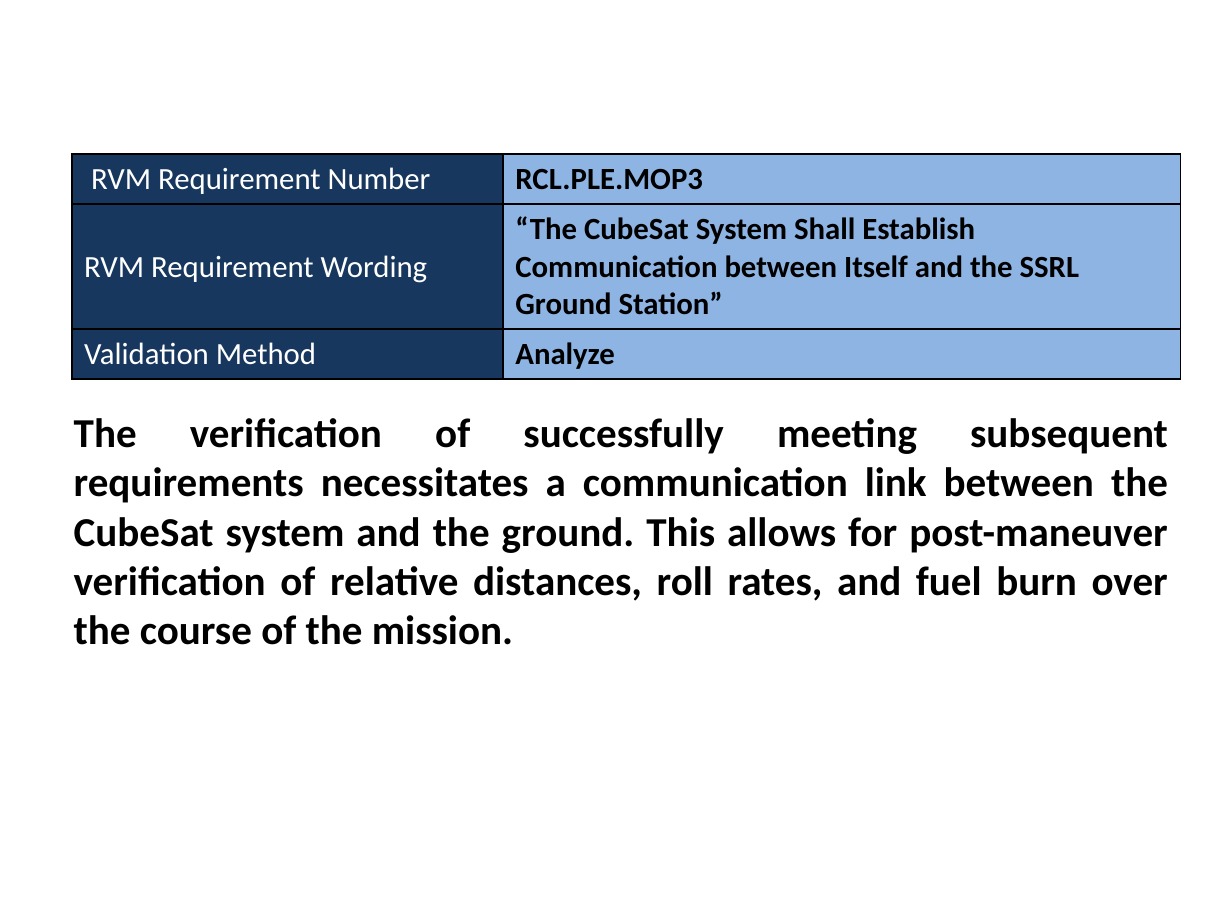
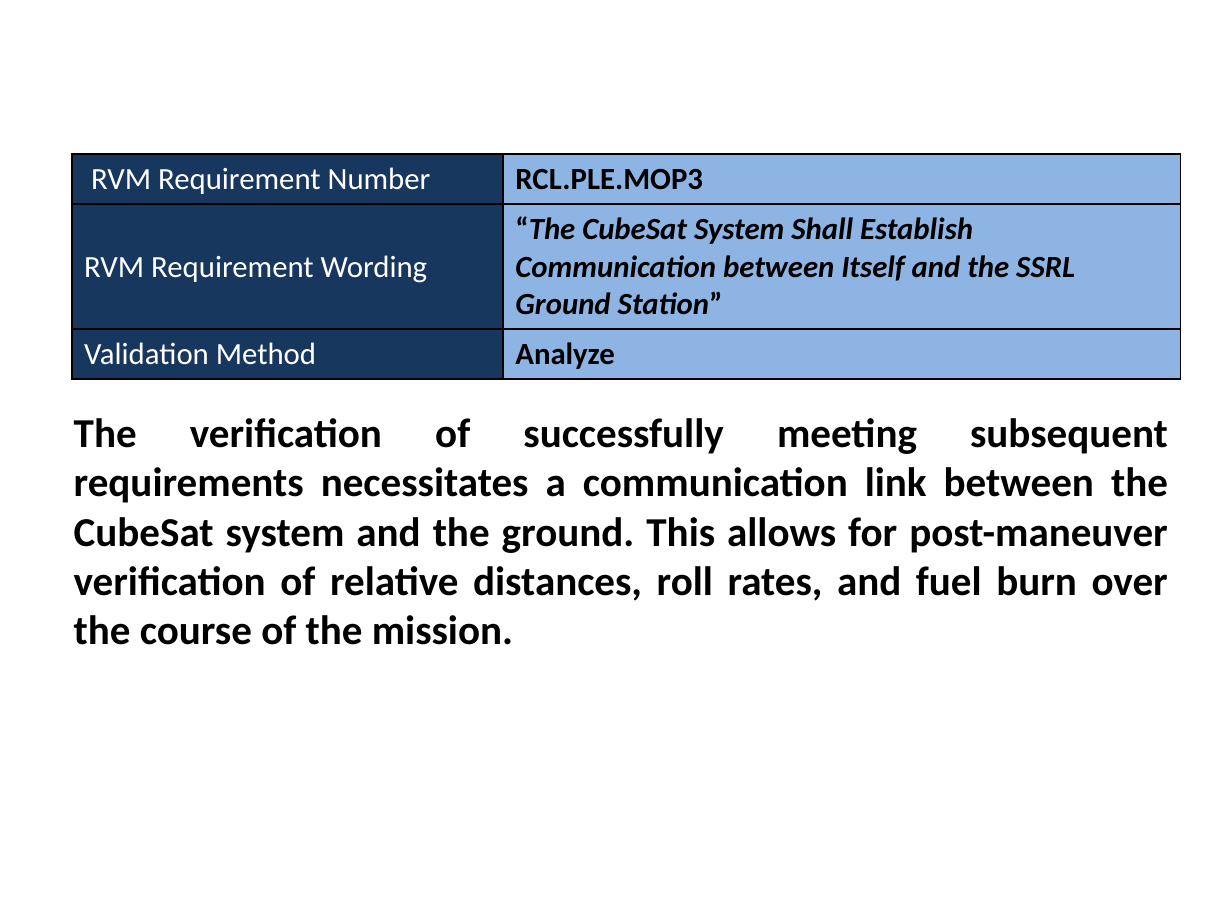
Before and after one commit to RascalSeniorDesign/Preliminary-Design, a slide deck: slide 1 of CMQA/Presentations/Tom Slides/Tom Slides.pptx. Drawn at 1232x924 pixels with LibreOffice and Linux fonts; fonts in the diff are those of the drawing. Boxes give left, top, right and bottom in pixels: in the first picture for what was removed or moved away, otherwise in the second. Text is boxed around its words. In the diff, an @@ line names an element or a change of style, - is before the commit and + after.

```diff
--- a/CMQA/Presentations/Tom Slides/Tom Slides.pptx
+++ b/CMQA/Presentations/Tom Slides/Tom Slides.pptx
@@ table at box(71, 154, 1180, 377) @@
@@ italic on in "“The CubeSat System Shall Establish Communication between ..." @@
```
Also in this commit, not shown: 2 slides added.
